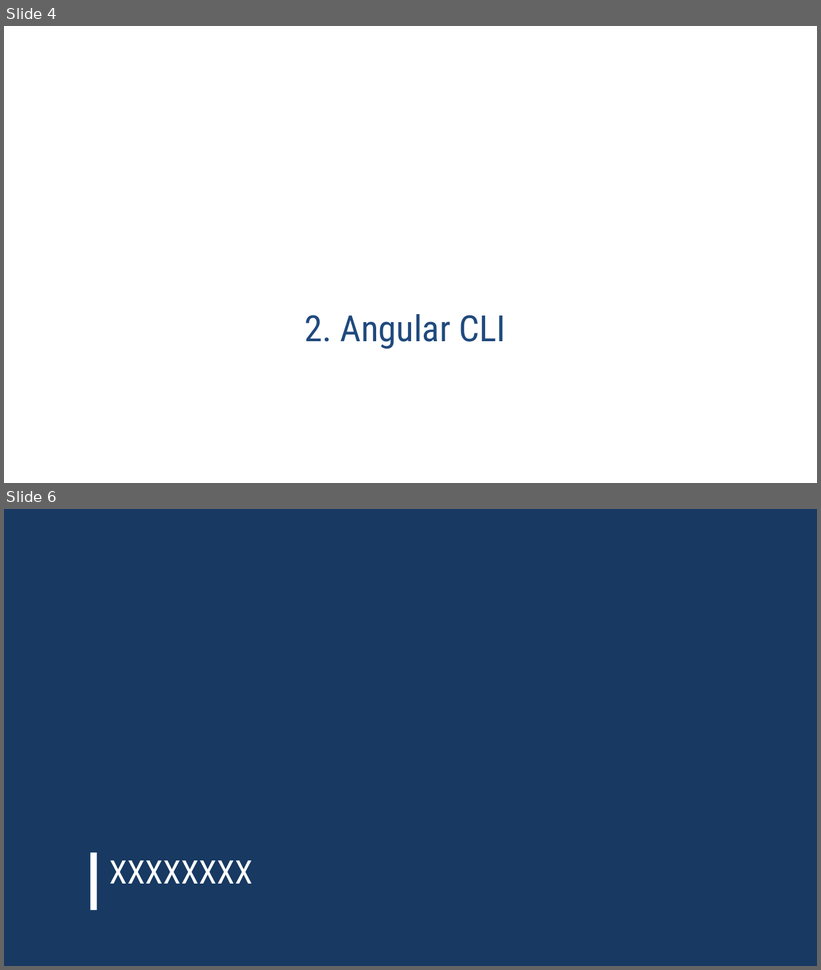
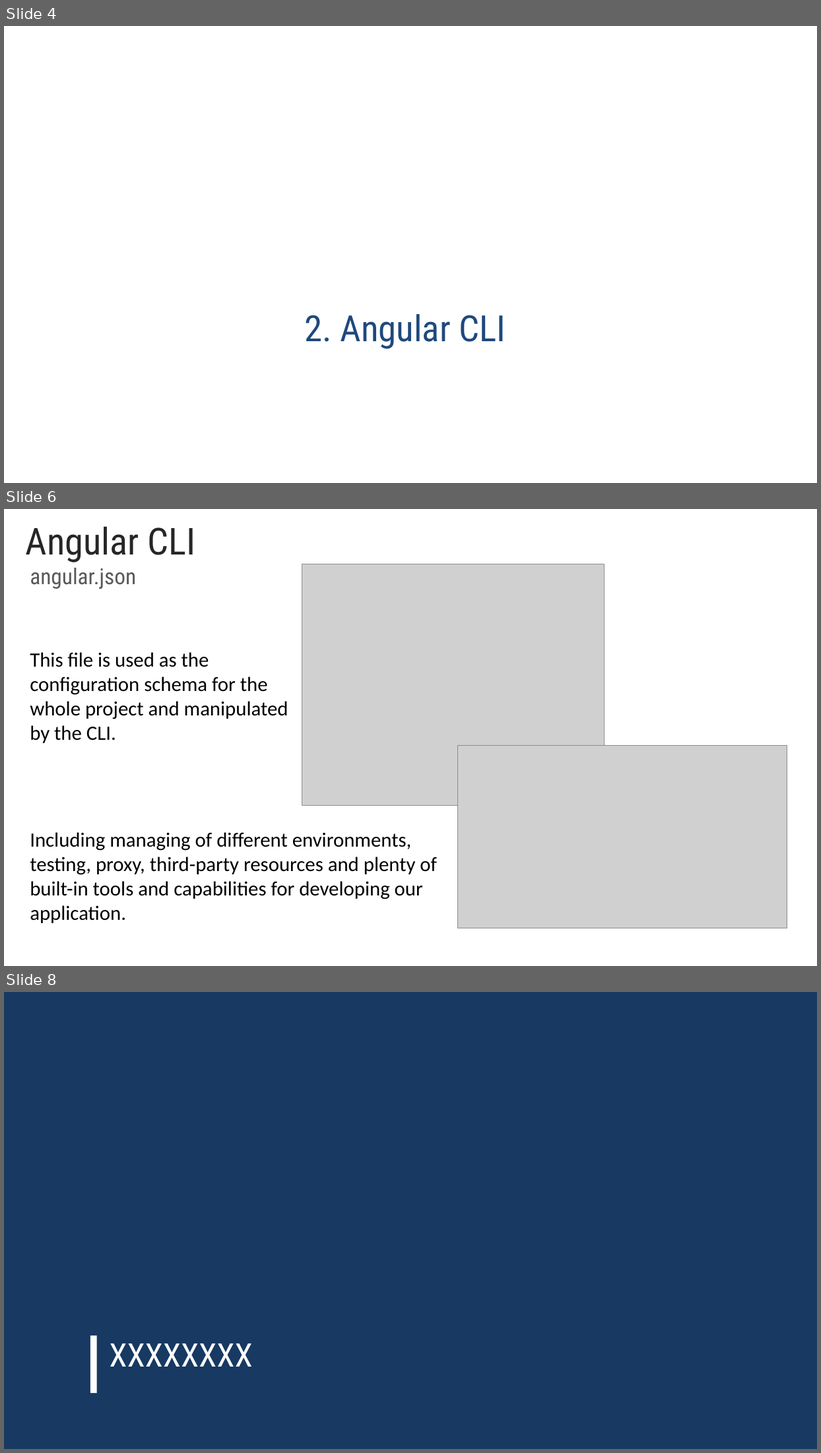
Before and after one commit to rached193/AngularWorkshop-20181116, a slide deck: 02_angular_cli/02_angular_cli.pptx. Shown one above the other, each under a label of ours: slides 4 and 6 before the commit, slides 4, 6 and 8 after it; the slides between them are not shown. The pictures are 821x970 and 821x1453 pixels, drawn with LibreOffice and Linux fonts; fonts in the diff are those of the drawing; grey boxes stand for pictures; background and template pictures are left out. Boxes give left, top, right and bottom in pixels: in the first picture for what was removed or moved away, otherwise in the second. Text is boxed around its words. In the diff, an @@ line names an element or a change of style, - is before the commit and + after.

Commit message:
Presentacion  angular cli

```diff
--- a/02_angular_cli/02_angular_cli.pptx
+++ b/02_angular_cli/02_angular_cli.pptx
@@ slide 6 added at bbox=[4, 509, 817, 966], background #FFFFFF @@
@@ title added at bbox=[26, 526, 195, 562], 44 pt, text #262626 @@
+Angular CLI
@@ text added at bbox=[30, 568, 136, 589], 26 pt, text #595959 @@
+angular.json
@@ picture added at bbox=[302, 564, 604, 806] @@
@@ text added at bbox=[30, 652, 288, 743], 24 pt, text #000000 @@
+This file is used as the configuration schema for the whole project and manipulated by the CLI.
@@ picture added at bbox=[459, 746, 788, 929] @@
@@ text added at bbox=[30, 832, 437, 923], 24 pt, text #000000 @@
+Including managing of different environments, testing, proxy, third-party resources and plenty of built-in tools and capabilities for developing our application.
@@ what was slide 6 is now slide 8 @@
```
Also in this commit, not shown: 1 slide changed, 2 other slides added, 1 slide removed.
